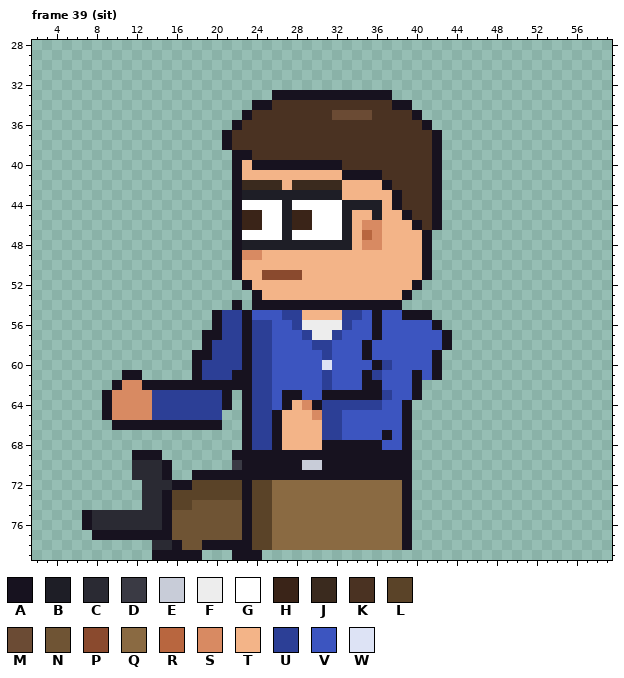
Two states of a pixel-art file, sprites/staff/office_dan_left_anim.aseprite. Above: the version before the commit.
64x80 pixels, 85 frames. Colours within 5 levels of each other are drawn and written as one. Shown: frame 39 (sit): x 2..59, y 28..79. The commit also changed other frames, which this record leaves out.
Visible layers, top first: "Glasses", "Hair", "Face", "Watch", "Near Arm", "Collar", "Belt", "Shirt", "Body", "Back Arm", "Pants", "Shoes".
Palette (. is transparent): A #17121f  B #1e1e26  C #2a2a33  D #3a3a44  E #c8ccd8  F #ededed  G #ffffff  H #3a2418  J #3a2a1e  K #4a3222  L #5a4328  M #6b4b34  N #6f5434  P #8a4a2e  Q #8a6a42  R #b8663f  S #d88a62  T #f3b488  U #2c3f96  V #3c55c0  W #dde3f5
Pixels before, frame 39 (sit) (only the part around the change), first column x 14:
28 ............................................
29 ............................................
30 ............................................
31 ............................................
32 ............................................
33 ............AAAAAAAAAAAA....................
34 ..........AAKKKKKKKKKKKKAA..................
35 .........AKKKKKKKKMMMMKKKKA.................
36 ........AKKKKKKKKKKKKKKKKKKA................
37 .......AKKKKKKKKKKKKKKKKKKKKA...............
38 .......AKKKKKKKKKKKKKKKKKKKKA...............
39 ........AAKKKKKKKKKKKKKKKKKKA...............
40 ........ATAAAAAAAAAKKKKKKKKKA...............
41 ........ATTTTTTTTTTAAAAKKKKKA...............
42 ........AJJJJTJJJJJTTTTAKKKKA...............
43 ........ABBBBBBBBBBTTTTTAKKKA...............
44 ........AGGGGBGGGGGBBBBTAKKKA...............
45 ........AHHGGBHHGGGBTTBTTAKKA...............
46 ........AHHGGBHHGGGBTSSTTTAKA...............
47 ........AGGGGBGGGGGBTRSTTTTA................
48 ........ABBBBBBBBBBBTSSTTTTA................
49 ........ASSTTTTTTTTTTTTTTTTA................
50 ........ATTTTTTTTTTTTTTTTTTA................
51 ........ATTPPPPTTTTTTTTTTTTA................
52 .........ATTTTTTTTTTTTTTTTA.................
53 ..........ATTTTTTTTTTTTTTA..................
54 ........A.AAAAAAAAAAAAAAA...................
55 ......AUUAVVVUUTTTTUUVAVVAAA................
56 ......AUUAUUVVUFFFFUVVAVVVVVA...............
57 .....AAUUAUUVVVUFFUVVVAVVVVVVA..............
58 .....AUUUAUUVVVVUUVVVAVVVVVVVA..............
59 ....AAUUUAUUVVVVVUVVVAVVVVVVA...............
60 ....AUUUUAUUVVVVVWVVVVAUVVVVA...............
61 ....AUUUAAUUVVVVVUVVVAUVVVAVA...............
62 AAAAAAAAAAUUVVVVVUVVVAAVVVA.................
63 UUUUUUUA.AUUVAAVVAAAAAAUVVA.................
64 UUUUUUUA.AUUVATSAUUUUUUVVA..................
65 UUUUUUU..AUUATTTSUUVVVVVVA..................
66 AAAAAAA..AUUATTTTUUVVVVVVA..................
67 .........AUUATTTTUUVVVVAVA..................
68 .........AUUATTTTAAAAAAVVA..................
69 A.......AAAAAAAAAAAAAAAAAA..................
70 CA......DAAAAAAEEAAAAAAAAA..................
71 CA..AAAAAAAAAAAAAAAAAAAAAA..................
72 CCAALLLLLALLQQQQQQQQQQQQQA..................
73 CALLLLLLLALLQQQQQQQQQQQQQA..................
74 CALLNNNNNALLQQQQQQQQQQQQQA..................
75 CANNNNNNNALLQQQQQQQQQQQQQA..................
And afterwards:
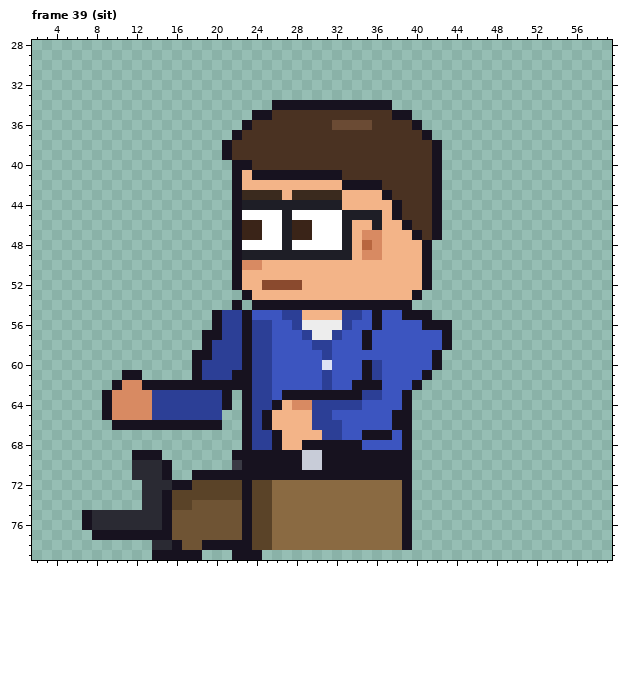
Difference:
Frame 39 (sit):
y 33: x 26..37 AAAAAAAAAAAA -> ............
y 34: x 24..39 AAKKKKKKKKKKKKAA -> ..AAAAAAAAAAAA..
y 35: x 23..25 AKK -> .AA; x 32..35 MMMM -> KKKK; x 38..40 KKA -> AA.
y 36: x 22..23 AK -> .A; x 32..35 KKKK -> MMMM; x 40..41 KA -> A.
y 37: x 21..22 AK -> .A; x 41..42 KA -> A.
y 39: x 21..23 .AA -> AKK
y 40: x 23..32 TAAAAAAAAA -> AKKKKKKKKK
y 41: x 24..36 TTTTTTTTTAAAA -> AAAAAAAAAKKKK
y 42: x 23..26 JJJJ -> TTTT; x 28..37 JJJJJTTTTA -> TTTTTAAAAK
y 43: x 23..32 BBBBBBBBBB -> JJJJTJJJJJ; x 37..38 TA -> AK
y 44: x 23..26 GGGG -> BBBB; x 28..36 GGGGGBBBB -> BBBBBTTTT
y 45: x 23..24 HH -> GG; x 28..29 HH -> GG; x 34..35 TT -> BB; x 38..39 TA -> AK
y 46: x 35..36 SS -> TB; x 39..40 TA -> AK
y 47: x 23..24 GG -> HH; x 28..29 GG -> HH; x 35 R -> S; x 40..42 TA. -> AKA
y 48: x 23..26 BBBB -> GGGG; x 28..32 BBBBB -> GGGGG; x 35 S -> R
y 49: x 23..33 SSTTTTTTTTT -> BBBBBBBBBBB; x 35..36 TT -> SS
y 50: x 23..24 TT -> SS
y 51: x 25..28 PPPP -> TTTT
y 52: x 22..23 .A -> AT; x 25..28 TTTT -> PPPP; x 40..41 A. -> TA
y 53: x 23..24 .A -> AT; x 39..40 A. -> TA
y 54: x 39 . -> A
y 56: x 41 V -> A; x 43 . -> A
y 57: x 35..36 VA -> AV
y 59: x 35 A -> V
y 60: x 35..37 VAU -> AUV
y 61: x 40..42 AVA -> VA.
y 62: x 34 V -> A
y 63: x 29..30 VV -> AA; x 35..37 AAU -> UUV; x 39..40 VA -> A.
y 64: x 26..28 VAT -> ATS; x 30 A -> U; x 35..36 UU -> VV
y 65: x 25..26 UA -> AT; x 30 S -> U; x 32 U -> V; x 38 V -> A
y 66: x 25..26 UA -> AT; x 30 T -> U; x 38 V -> A
y 67: x 35..36 VV -> AA
y 68: x 29..30 TT -> AA; x 35..36 AA -> VV
y 69: x 29..30 AA -> EE
